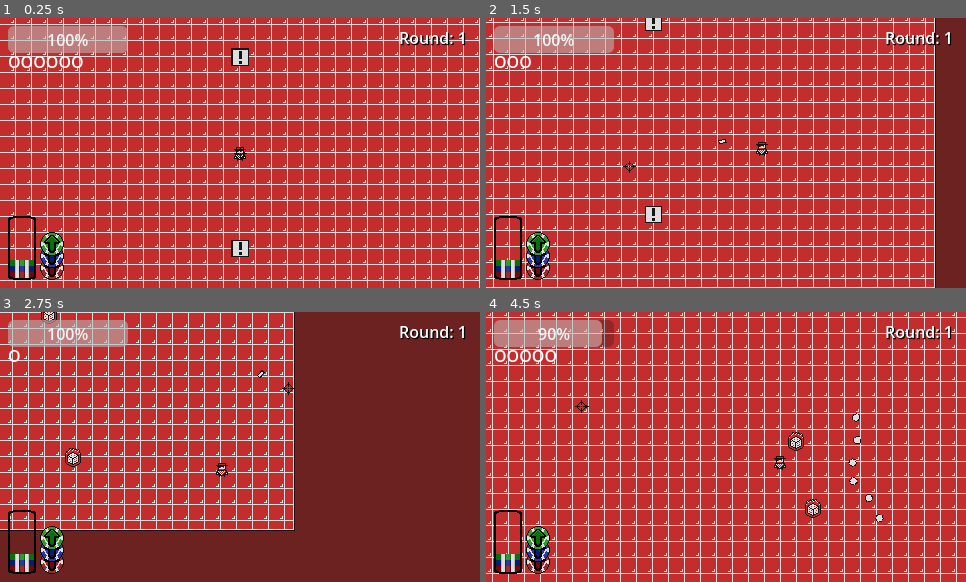
Above: before the commit, frames 1-4 (two rows, left to right).
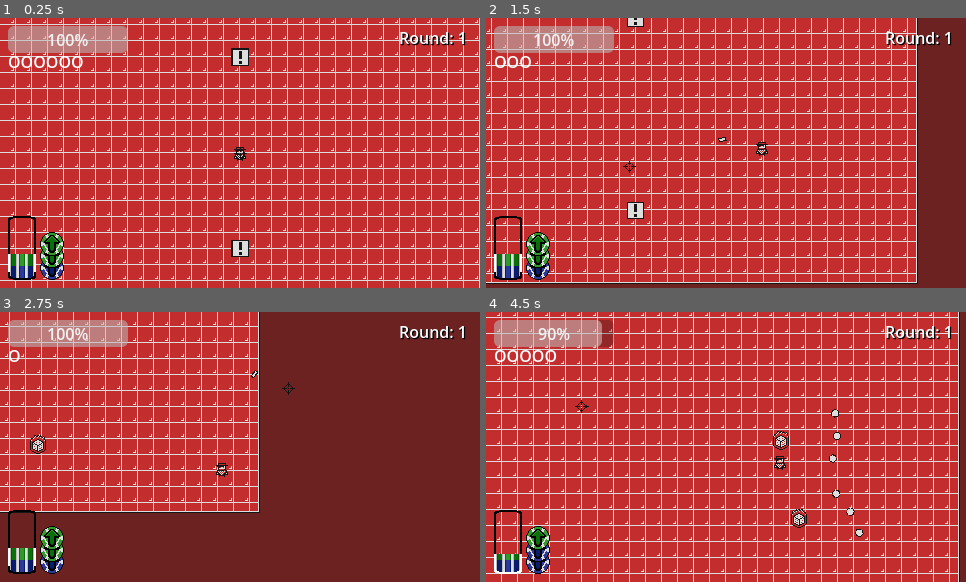
Above: after the commit, the same moments.

Repository: saffron247/lnd-casino
Game: Godot game, scene res://scenes/screens/screen_master.tscn
Same seed, same stepped clock (60 frames per second), same inputs: the game is played once before the commit and once after it.
Inputs (mouse positions are in pixels of both pictures, inside the frame that each line leads up to):
- Up to frame 1 (0.25 s): no input
- Up to frame 2 (1.5 s): tap Enter at 0.5 s; move the mouse to (831, 139) at 0.52 s; press the mouse at (831, 139) at 0.53 s; hold D (right) 0.53-1.28 s; move the mouse to (630, 166) at 1.27 s; release the mouse at (630, 166) at 1.28 s; hold S (down) from 1.28 s (still down); click (630, 166) at 1.35 s
- Up to frame 3 (2.75 s): move the mouse to (288, 387) at 2.02 s; release S (down) at 2.03 s; press the mouse at (288, 387) at 2.03 s; hold D (right) from 2.03 s (still down)
- Up to frame 4 (4.5 s): move the mouse to (702, 501) at 2.77 s; release D (right) at 2.78 s; release the mouse at (702, 501) at 2.78 s; hold W (up) 2.78-3.53 s; click (702, 501) at 2.85 s; move the mouse to (870, 487) at 3.52 s; press the mouse at (870, 487) at 3.53 s; hold A (left) from 3.53 s (still down); move the mouse to (582, 406) at 4.27 s; release the mouse at (582, 406) at 4.28 s; click (582, 406) at 4.35 s

The runs differ from the first frame. In frame 1, 0.5% of the frame differs, in the area x 1-14%, y 86-97%; in frame 2, 28%, in the area x 0-94%, y 0-100%; in frame 3, 20%; in frame 4, 18%.

Commit message:
0.0.12 chip loss + reset

Diff:
--- a/scenes/chips/chip.tscn
+++ b/scenes/chips/chip.tscn
@@ -4,3 +4,6 @@
 
 [node name="Chip" type="Node2D" unique_id=1764459190]
 script = ExtResource("1_pg7l1")
+
+[connection signal="tree_entered" from="." to="." method="_on_tree_entered"]
+[connection signal="tree_exiting" from="." to="." method="_on_tree_exiting"]
--- /dev/null
+++ b/scenes/gui/stack_slot.tscn
@@ -0,0 +1,23 @@
+[gd_scene format=3 uid="uid://b6rosba8uyuww"]
+
+[ext_resource type="Texture2D" uid="uid://wprs0gqadbfr" path="res://assets/chips/flat_chip_damage_up.png" id="1_222nv"]
+[ext_resource type="Texture2D" uid="uid://bh6gcy48wrfmt" path="res://assets/gui/stack_highlight_middle.png" id="1_uggmt"]
+[ext_resource type="Script" uid="uid://dj08hg6x68o1l" path="res://scripts/gui/stack_slot.gd" id="2_m5bqo"]
+
+[node name="StackSlot" type="TextureRect" unique_id=96754425]
+offset_right = 27.0
+offset_bottom = 8.0
+size_flags_horizontal = 4
+texture = ExtResource("1_222nv")
+stretch_mode = 2
+script = ExtResource("2_m5bqo")
+
+[node name="Highlight" type="TextureRect" parent="." unique_id=554693061]
+visible = false
+z_index = 1
+layout_mode = 0
+offset_left = -2.0
+offset_right = 38.0
+offset_bottom = 40.0
+texture = ExtResource("1_uggmt")
+stretch_mode = 2
--- a/scenes/screens/screen_game.tscn
+++ b/scenes/screens/screen_game.tscn
@@ -5,6 +5,7 @@
 [ext_resource type="Texture2D" uid="uid://cv3jcrq53jdtn" path="res://assets/tilesets/tiles_casino.png" id="1_nkoa8"]
 [ext_resource type="PackedScene" uid="uid://d0g6xyxi5pnmj" path="res://scenes/gui/cursor_sprite.tscn" id="3_qwan3"]
 [ext_resource type="Script" uid="uid://b1c53rigrkesb" path="res://scripts/gui/hud.gd" id="4_8qaev"]
+[ext_resource type="PackedScene" uid="uid://b6rosba8uyuww" path="res://scenes/gui/stack_slot.tscn" id="7_gj5na"]
 [ext_resource type="PackedScene" uid="uid://bggsjubo4gbsg" path="res://scenes/gui/pause_menu.tscn" id="7_t1mv0"]
 [ext_resource type="Texture2D" uid="uid://opkvhm7fvsk3" path="res://assets/gui/chip_stack.png" id="7_vaw4v"]
 
@@ -43,6 +44,9 @@
 sources/0 = SubResource("TileSetAtlasSource_lr4bj")
 
 [sub_resource type="LabelSettings" id="LabelSettings_3nvkr"]
+shadow_color = Color(0, 0, 0, 1)
+
+[sub_resource type="LabelSettings" id="LabelSettings_vaw4v"]
 shadow_color = Color(0, 0, 0, 1)
 
 [node name="ScreenGame" type="Node" unique_id=54031846]
@@ -94,6 +98,15 @@
 label_settings = SubResource("LabelSettings_3nvkr")
 horizontal_alignment = 2
 
+[node name="AllInLabel" type="Label" parent="HUD" unique_id=434312745]
+visible = false
+offset_left = 136.0
+offset_top = 8.0
+offset_right = 205.0
+offset_bottom = 31.0
+text = "- ALL IN -"
+label_settings = SubResource("LabelSettings_vaw4v")
+
 [node name="ChipStack" type="Control" parent="HUD" unique_id=1185774795]
 layout_mode = 3
 anchors_preset = 0
@@ -120,6 +133,36 @@
 theme_override_constants/separation = 0
 alignment = 2
 
+[node name="StackSlot" parent="HUD/ChipStack/Container" unique_id=96754425 instance=ExtResource("7_gj5na")]
+layout_mode = 2
+
+[node name="StackSlot2" parent="HUD/ChipStack/Container" unique_id=550692311 instance=ExtResource("7_gj5na")]
+layout_mode = 2
+
+[node name="StackSlot3" parent="HUD/ChipStack/Container" unique_id=290097334 instance=ExtResource("7_gj5na")]
+layout_mode = 2
+
+[node name="StackSlot4" parent="HUD/ChipStack/Container" unique_id=2067244356 instance=ExtResource("7_gj5na")]
+layout_mode = 2
+
+[node name="StackSlot5" parent="HUD/ChipStack/Container" unique_id=468119333 instance=ExtResource("7_gj5na")]
+layout_mode = 2
+
+[node name="StackSlot6" parent="HUD/ChipStack/Container" unique_id=1255327099 instance=ExtResource("7_gj5na")]
+layout_mode = 2
+
+[node name="StackSlot7" parent="HUD/ChipStack/Container" unique_id=1741316593 instance=ExtResource("7_gj5na")]
+layout_mode = 2
+
+[node name="StackSlot8" parent="HUD/ChipStack/Container" unique_id=1512718353 instance=ExtResource("7_gj5na")]
+layout_mode = 2
+
+[node name="StackSlot9" parent="HUD/ChipStack/Container" unique_id=1203448196 instance=ExtResource("7_gj5na")]
+layout_mode = 2
+
+[node name="StackSlot10" parent="HUD/ChipStack/Container" unique_id=257277150 instance=ExtResource("7_gj5na")]
+layout_mode = 2
+
 [node name="ActiveChips" type="VBoxContainer" parent="HUD" unique_id=1242377256]
 offset_left = 40.0
 offset_top = 190.0
@@ -127,6 +170,18 @@
 offset_bottom = 262.0
 theme_override_constants/separation = -12
 alignment = 2
+
+[node name="ActiveSlot" type="TextureRect" parent="HUD/ActiveChips" unique_id=1633398007]
+z_index = 3
+layout_mode = 2
+
+[node name="ActiveSlot2" type="TextureRect" parent="HUD/ActiveChips" unique_id=1513025564]
+z_index = 2
+layout_mode = 2
+
+[node name="ActiveSlot3" type="TextureRect" parent="HUD/ActiveChips" unique_id=1866598598]
+z_index = 1
+layout_mode = 2
 
 [node name="PauseMenu" parent="HUD" unique_id=1588935651 instance=ExtResource("7_t1mv0")]
 visible = false
--- a/scripts/chips/chip.gd
+++ b/scripts/chips/chip.gd
@@ -10,9 +10,9 @@
 @export var stack_texture : Texture
 
 
-func _ready() -> void:
+func _on_tree_entered() -> void:
 	parent = get_parent()
 
 
-func on_removal() -> void:
-	pass
+func _on_tree_exiting() -> void:
+	pass # Replace with function body.
--- a/scripts/chips/chip_damage_up.gd
+++ b/scripts/chips/chip_damage_up.gd
@@ -1,11 +1,11 @@
 extends Chip
 
 
-func _ready() -> void:
+func _on_tree_entered() -> void:
 	super()
 
 	player.damage_multiplier += 0.2
 
 
-func on_removal() -> void:
+func _on_tree_exiting() -> void:
 	player.damage_multiplier -= 0.2
--- a/scripts/chips/chip_fire_rate_up.gd
+++ b/scripts/chips/chip_fire_rate_up.gd
@@ -1,11 +1,11 @@
 extends Chip
 
 
-func _ready() -> void:
+func _on_tree_entered() -> void:
 	super()
 
 	player.fire_rate_multiplier += 0.2
 
 
-func on_removal() -> void:
+func _on_tree_exiting() -> void:
 	player.fire_rate_multiplier -= 0.2
--- a/scripts/chips/chip_speed_up.gd
+++ b/scripts/chips/chip_speed_up.gd
@@ -1,11 +1,11 @@
 extends Chip
 
 
-func _ready() -> void:
+func _on_tree_entered() -> void:
 	super()
 
 	player.speed_multiplier += 0.2
 
 
-func on_removal() -> void:
+func _on_tree_exiting() -> void:
 	player.speed_multiplier -= 0.2
--- a/scripts/entities/player.gd
+++ b/scripts/entities/player.gd
@@ -42,7 +42,10 @@
 var speed_multiplier = 1
 
 var chip_stack := []
-var max_chips := 3
+var max_chips := 10
+var max_active_chips := 3
+var active_chip_start := 0
+var active_chip_end := 0
 
 @onready var screen_size := get_viewport_rect().size  ## Screen size.
 
@@ -56,17 +59,35 @@
 	ammo_updated.emit(max_ammo)
 
 	# TEMPORARY: Add chips to player
+	var ChipFireRateScn = load("res://scenes/chips/chip_fire_rate_up.tscn") # TEMP
+	var chip_fire_rate_up = ChipFireRateScn.instantiate(); # TEMP
+	add_chip_to_stack(chip_fire_rate_up) # TEMP
+
+	chip_fire_rate_up = ChipFireRateScn.instantiate(); # TEMP
+	add_chip_to_stack(chip_fire_rate_up) # TEMP
+
 	var ChipSpeedScn = load("res://scenes/chips/chip_speed_up.tscn") # TEMP
 	var chip_speed_up = ChipSpeedScn.instantiate(); # TEMP
 	add_chip_to_stack(chip_speed_up) # TEMP
 
-	var ChipFireRateScn = load("res://scenes/chips/chip_fire_rate_up.tscn") # TEMP
-	var chip_fire_rate_up = ChipFireRateScn.instantiate(); # TEMP
-	add_chip_to_stack(chip_fire_rate_up) # TEMP
-
-	var ChipDamageScn = load("res://scenes/chips/chip_damage_up.tscn") # TEMP
-	var chip_damage_up = ChipDamageScn.instantiate(); # TEMP
-	add_chip_to_stack(chip_damage_up) # TEMP
+	#chip_speed_up = ChipSpeedScn.instantiate(); # TEMP
+	#add_chip_to_stack(chip_speed_up) # TEMP
+	#
+	#chip_speed_up = ChipSpeedScn.instantiate(); # TEMP
+	#add_chip_to_stack(chip_speed_up) # TEMP
+	#
+	#chip_speed_up = ChipSpeedScn.instantiate(); # TEMP
+	#add_chip_to_stack(chip_speed_up) # TEMP
+	#
+	#chip_speed_up = ChipSpeedScn.instantiate(); # TEMP
+	#add_chip_to_stack(chip_speed_up) # TEMP
+
+	#var ChipDamageScn = load("res://scenes/chips/chip_damage_up.tscn") # TEMP
+	#var chip_damage_up = ChipDamageScn.instantiate(); # TEMP
+	#add_chip_to_stack(chip_damage_up) # TEMP
+
+	chip_speed_up = ChipSpeedScn.instantiate(); # TEMP
+	add_chip_to_stack(chip_speed_up) # TEMP
 
 
 ## Triggers on screen resize; ensures attacks are directed correctly.
@@ -127,6 +148,14 @@
 
 ## Reloads ammo to max.
 func reload() -> void:
+	if active_chip_start == 0 and active_chip_end == 0:
+		health = max(health - 1, 1)
+		is_invincible = true
+		health_updated.emit(health, max_health)
+		$Sprite2D.region_rect.position.y = $Sprite2D.region_rect.size.y
+		$HitTimer.start()
+	else:
+		pop_chip_from_active_stack()
 	ammo = max_ammo
 	ammo_updated.emit(ammo)
 	update_state(State.FREE)
@@ -136,8 +165,41 @@
 func add_chip_to_stack(chip: Chip):
 	chip.player = self
 	chip_stack.push_back(chip)
-	stack_updated.emit(chip_stack, 0, max_chips)
-	$ActiveChipStack.add_child(chip) # TEMP
+	active_chip_end += 1
+	active_chip_start = max(0, active_chip_end - max_active_chips)
+	stack_updated.emit(chip_stack, active_chip_start, active_chip_end)
+
+
+func activate_active_chips():
+	for i in range(active_chip_start, active_chip_end):
+		$ActiveChipStack.add_child(chip_stack[i])
+		$ActiveChipStack.move_child(chip_stack[i], 0)
+
+	stack_updated.emit(chip_stack, active_chip_start, active_chip_end)
+
+
+func pop_chip_from_active_stack():
+	$ActiveChipStack.remove_child(chip_stack[active_chip_end - 1])
+
+	if active_chip_start - 1 >= 0:
+		active_chip_start -= 1
+		$ActiveChipStack.add_child(chip_stack[active_chip_start])
+		$ActiveChipStack.move_child(chip_stack[active_chip_start], 0)
+	active_chip_end = max(active_chip_end - 1, 0)
+
+	stack_updated.emit(chip_stack, active_chip_start, active_chip_end)
+
+
+# PSEUDO-SIGNALS
+func on_new_round() -> void:
+	ammo = max_ammo
+	ammo_updated.emit(ammo)
+
+	for child in $ActiveChipStack.get_children():
+		$ActiveChipStack.remove_child(child)
+	active_chip_end = len(chip_stack)
+	active_chip_start = active_chip_end - max_active_chips
+	activate_active_chips()
 
 
 # SIGNALS
@@ -169,3 +231,7 @@
 func _on_hit_timer_timeout() -> void:
 	is_invincible = false
 	$Sprite2D.region_rect.position.y = 0
+
+
+func _on_round_over() -> void:
+	$ReloadTimer.stop()
--- a/scripts/gui/hud.gd
+++ b/scripts/gui/hud.gd
@@ -1,5 +1,14 @@
 class_name HUD
 extends CanvasLayer
+
+
+var max_chips = 10
+var max_active = 3
+
+
+func _ready() -> void:
+	max_chips = $ChipStack/Container.get_child_count()
+	max_active = $ActiveChips.get_child_count()
 
 
 func _on_player_health_updated(new_health: int, max_health: int) -> void:
@@ -13,19 +22,32 @@
 		$AmmoBar.text += "O"
 
 
-func _on_player_stack_updated(stack: Array, _active_start: int, _active_end: int) -> void:
-	for child in $ChipStack/Container.get_children():
-		child.queue_free()
+func _on_player_stack_updated(stack: Array, active_start: int, active_end: int) -> void:
+	for child in $ActiveChips.get_children():
+		child.hide()
 
-	for child in $ActiveChips.get_children():
-		child.queue_free()
+	if active_start == 0 and active_end == 0:
+		$AllInLabel.show()
 
-	for i in len(stack):
-		var stack_texture = TextureRect.new()
-		stack_texture.texture = stack[i].stack_texture
-		$ChipStack/Container.add_child(stack_texture)
+	for i in range(max_chips):
+		var stack_slot = $ChipStack/Container.get_child(i)
+		if (max_chips - i - 1) >= active_end:
+			stack_slot.hide()
+			stack_slot.deactivate()
+		else:
+			stack_slot.texture = stack[max_chips - len(stack) - i - 1].stack_texture
+			stack_slot.show()
 
-		var active_texture = TextureRect.new()
-		active_texture.texture = stack[i].full_texture
-		active_texture.z_index = len(stack) - i
-		$ActiveChips.add_child(active_texture)
+			if (max_chips - i - 1) in range(active_start, active_end):
+				if i == 0:
+					stack_slot.activate(StackSlot.StackPosition.TOP)
+				elif i == max_chips - 1:
+					stack_slot.activate(StackSlot.StackPosition.BOTTOM)
+				else:
+					stack_slot.activate()
+
+				var active_slot = $ActiveChips.get_child(max_active - (max_chips - active_start - i))
+				active_slot.texture = stack[max_chips - len(stack) - i - 1].full_texture
+				active_slot.show()
+			else:
+				stack_slot.deactivate()
--- /dev/null
+++ b/scripts/gui/stack_slot.gd
@@ -0,0 +1,30 @@
+extends TextureRect
+class_name StackSlot
+
+
+enum StackPosition {
+	TOP = 0,
+	MIDDLE,
+	BOTTOM
+}
+
+
+const StackHighlightTop = preload("res://assets/gui/stack_highlight_top.png")
+const StackHighlightMiddle = preload("res://assets/gui/stack_highlight_middle.png")
+const StackHighlightBottom = preload("res://assets/gui/stack_highlight_bottom.png")
+
+
+func activate(stack_position := StackPosition.MIDDLE):
+	match stack_position:
+		StackPosition.MIDDLE:
+			$Highlight.texture = StackHighlightMiddle
+		StackPosition.TOP:
+			$Highlight.texture = StackHighlightTop
+		StackPosition.BOTTOM:
+			$Highlight.texture = StackHighlightBottom
+
+	$Highlight.show()
+
+
+func deactivate():
+	$Highlight.hide()
--- a/scripts/screens/screen_game.gd
+++ b/scripts/screens/screen_game.gd
@@ -44,9 +44,12 @@
 
 
 func start_next_round() -> void:
+	$HUD/AllInLabel.hide()
+	$World/Player.on_new_round()
 	current_round = round_array[(round_number - 1) % len(round_array)].instantiate()
 	current_round.player = $World/Player
 	current_round.round_over.connect(_on_round_over)
+	current_round.round_over.connect($World/Player._on_round_over)
 	$World/Arena.add_child(current_round)
 	$HUD/RoundLabel.text = "Round: " + str(round_number) + " "
 
Binary file added: assets/gui/stack_highlight_bottom.aseprite
Binary file added: assets/gui/stack_highlight_bottom.png
Not shown, added: assets/gui/stack_highlight_bottom.png.import
Binary file added: assets/gui/stack_highlight_middle.aseprite
Binary file added: assets/gui/stack_highlight_middle.png
Not shown, added: assets/gui/stack_highlight_middle.png.import
Binary file added: assets/gui/stack_highlight_top.aseprite
Binary file added: assets/gui/stack_highlight_top.png
Not shown, added: assets/gui/stack_highlight_top.png.import
Not shown, added: scripts/gui/stack_slot.gd.uid
